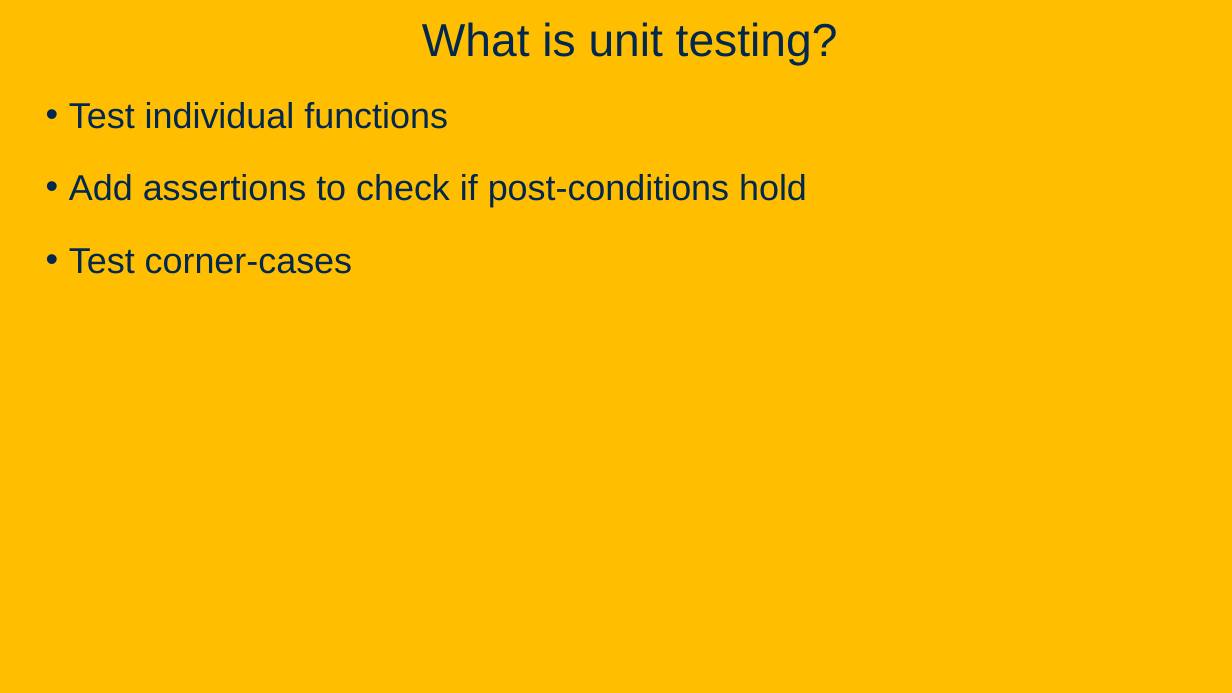
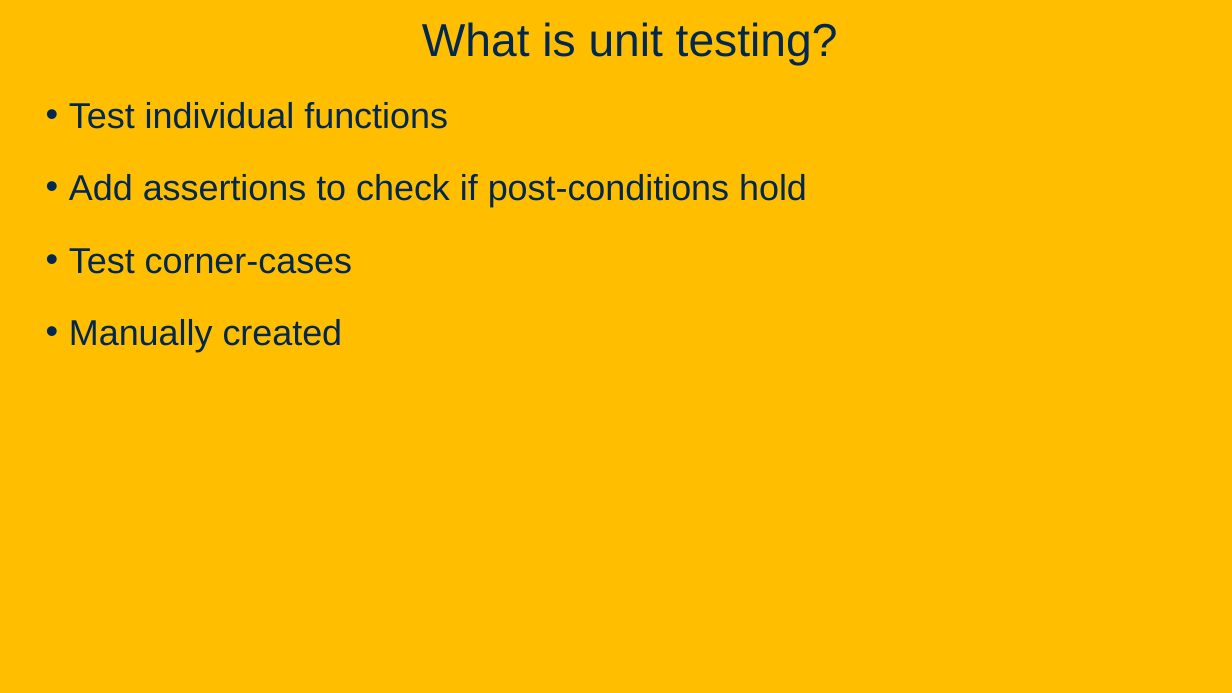
Before and after one commit to davsec-teaching/ECS160-Winter2025, a slide deck: slide 4 of slides/10_fuzzing.pptx (slide 3 before the commit). Drawn at 1232x693 pixels with LibreOffice and Linux fonts; fonts in the diff are those of the drawing; background and template pictures are left out. Boxes give left, top, right and bottom in pixels: in the first picture for what was removed or moved away, otherwise in the second. Text is boxed around its words. In the diff, an @@ line names an element or a change of style, - is before the commit and + after.

```diff
--- a/slides/10_fuzzing.pptx
+++ b/slides/10_fuzzing.pptx
@@ text at (69, 319, 343, 352): paragraph added @@
+• Manually created
```
Also in this commit, not shown: 6 other slides changed, 1 slide added.
